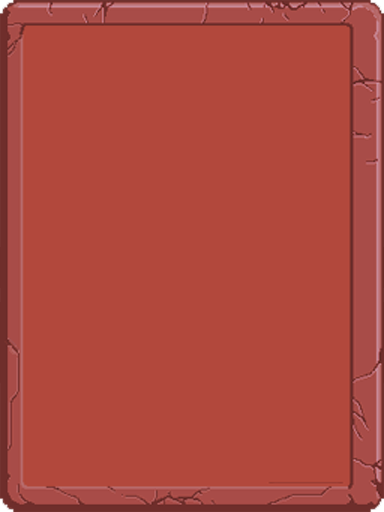
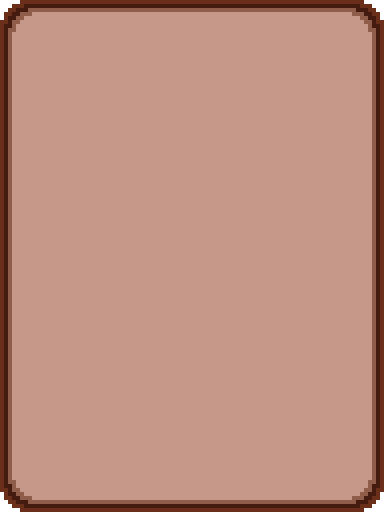
The second 384×512 image is a revision of the first. Changes to its layers:
added layer "Layer 2" above "Layer 1" over [352, 480, 384, 512]
added layer "Layer 1" above "Layer 3" over [352, 0, 384, 32]
added layer "Layer 3" above "Capa 2" over [0, 480, 32, 512]
painted on "Capa 2" over [0, 0, 384, 512]
hid "Capa 4" over [0, 0, 384, 512]
hid "Capa 3", painted on it over [0, 244, 384, 308]
hid "Capa 1", painted on it over [0, 0, 384, 512]
